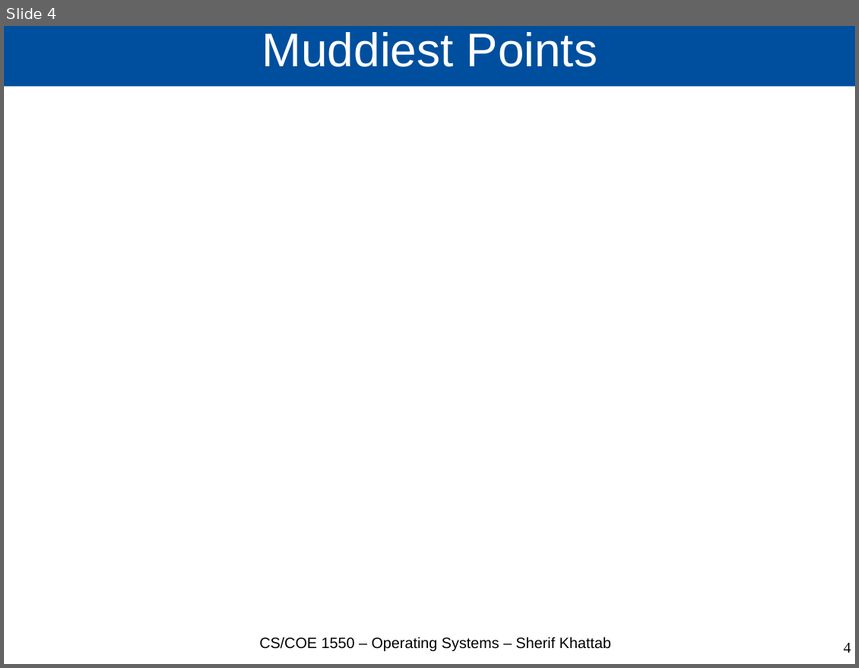
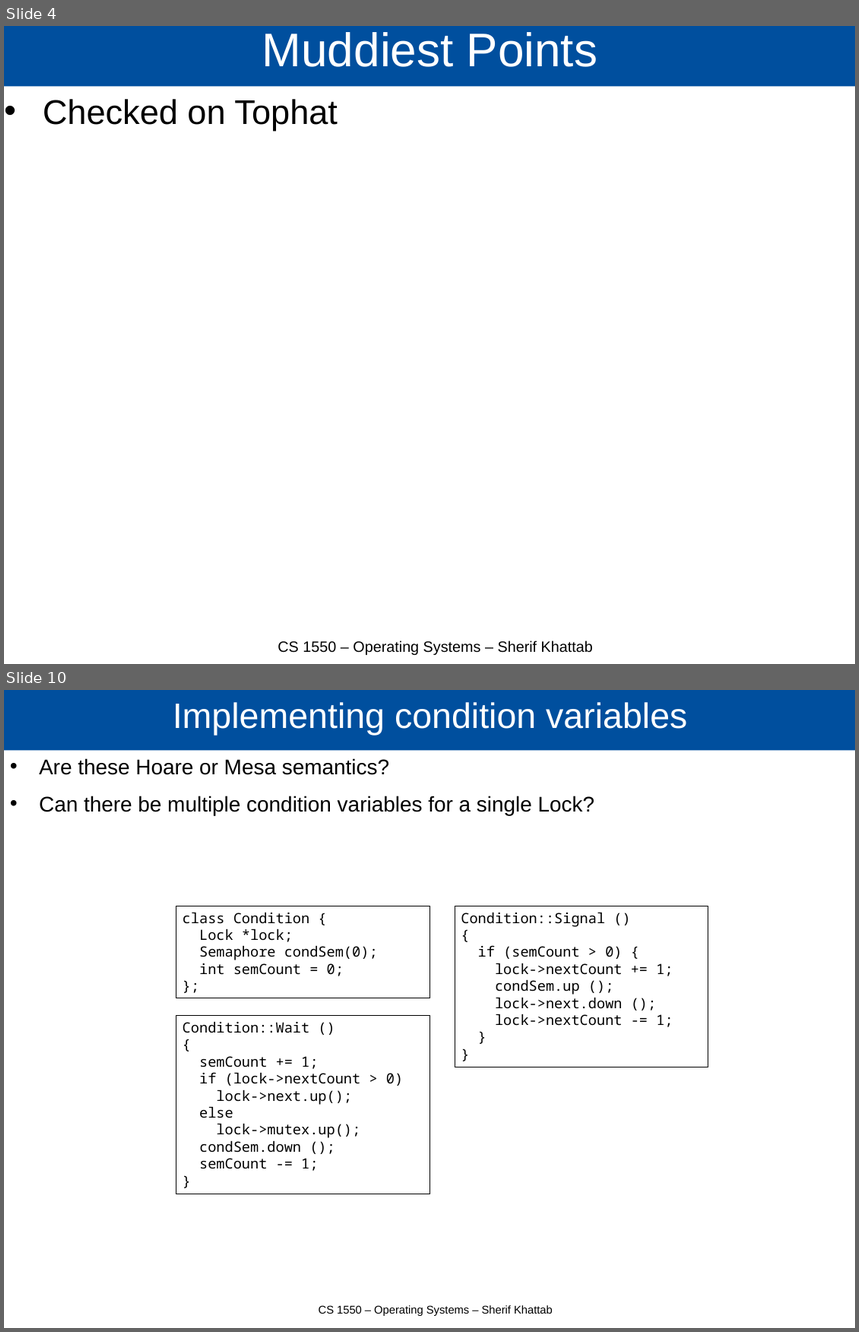
Before and after one commit to cs1550-2224/cs1550-code-handouts, a slide deck: DraftSlides/Lecture11.pptx. Shown one above the other, each under a label of ours: slide 4 before the commit, slides 4 and 10 after it; the slides between them are not shown. The pictures are 859x668 and 859x1332 pixels, drawn with LibreOffice and Linux fonts; fonts in the diff are those of the drawing. Boxes give left, top, right and bottom in pixels: in the first picture for what was removed or moved away, otherwise in the second. Text is boxed around its words. In the diff, an @@ line names an element or a change of style, - is before the commit and + after.

```diff
--- a/DraftSlides/Lecture11.pptx
+++ b/DraftSlides/Lecture11.pptx
@@ slide 10 added at (4, 690, 855, 1328), background #FFFFFF @@
@@ title added at (4, 690, 855, 751), fill #004F9E, 33 pt, text #FFFFFF @@
+Implementing condition variables
@@ text added at (39, 758, 595, 815), 19.8 pt, text #000000 @@
+• Are these Hoare or Mesa semantics?
+• Can there be multiple condition variables for a single Lock?
@@ rectangle added at (177, 907, 430, 999), outline #000000 0.5 pt, 13.2 pt, text #000000 @@
+class Condition {
+Lock *lock;
+Semaphore condSem(0);
+int semCount = 0;
+};
@@ rectangle added at (455, 907, 709, 1067), outline #000000 0.5 pt, 13.2 pt, text #000000 @@
+Condition::Signal ()
+{
+if (semCount > 0) {
+lock->nextCount += 1;
+condSem.up ();
+lock->next.down ();
+lock->nextCount -= 1;
+}
+}
@@ rectangle added at (177, 1016, 430, 1195), outline #000000 0.5 pt, 13.2 pt, text #000000 @@
+Condition::Wait ()
+{
+semCount += 1;
+if (lock->nextCount > 0)
+lock->next.up();
+else
+lock->mutex.up();
+condSem.down ();
+semCount -= 1;
+}
@@ text added at (319, 1306, 553, 1316), 10.5 pt, text #000000 @@
+CS 1550 – Operating Systems – Sherif Khattab
@@ slide 4 changed as well @@
@@ text added at (43, 99, 338, 130), 32 pt, text #000000 @@
+• Checked on Tophat
@@ text at (278, 641, 593, 655): text changed @@
-CS/COE 1550 – Operating Systems – Sherif Khattab
+CS 1550 – Operating Systems – Sherif Khattab
@@ page number removed at (844, 643, 851, 653) @@
-4
```
Also in this commit, not shown: 3 other slides changed, 9 other slides added, 1 slide removed, 1 other file.
